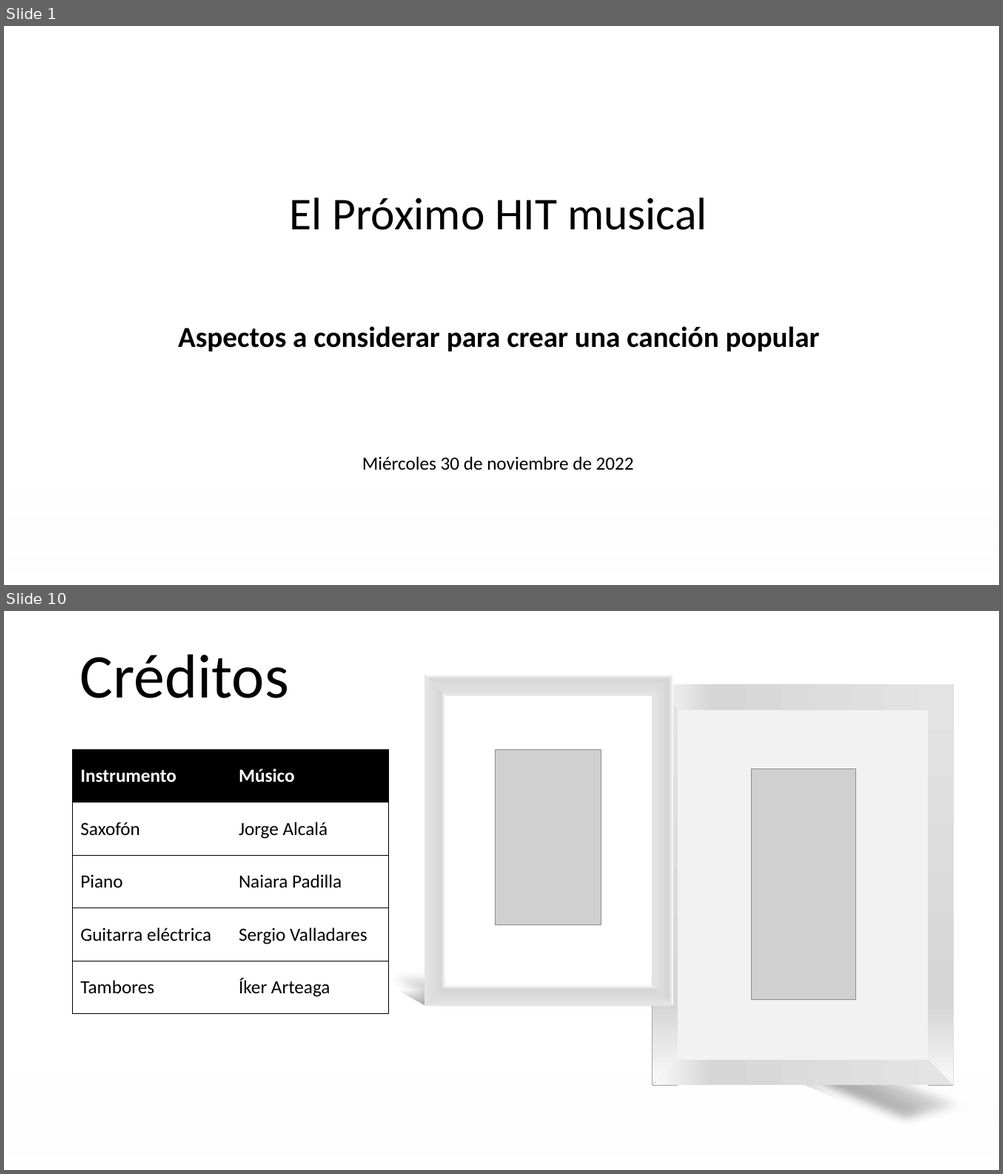
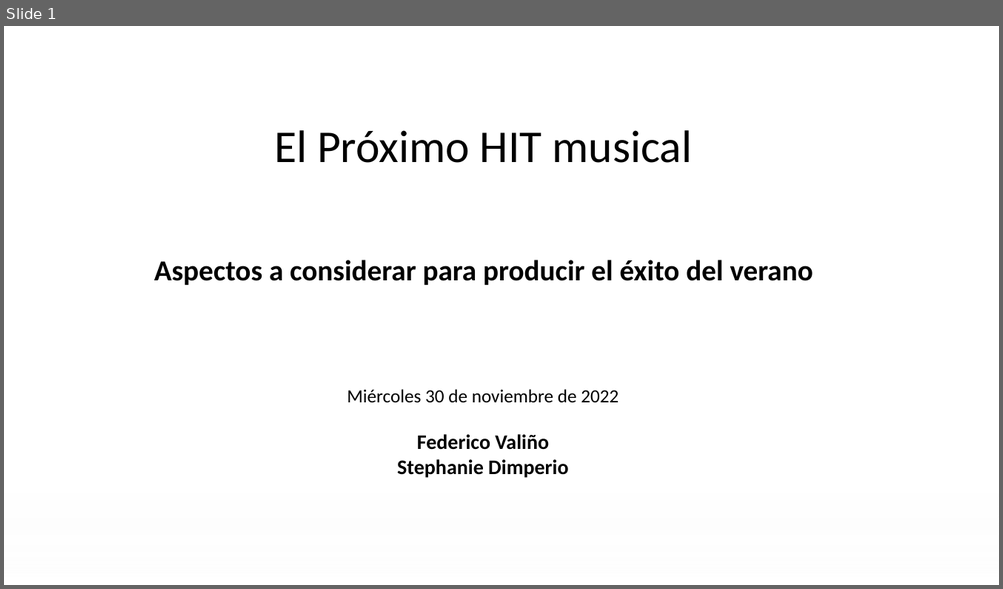
Before and after one commit to federicovalino/Summer_Song_BI, a slide deck: visualization/PresentaciónObligatorio.pptx. Shown one above the other, each under a label of ours: slides 1 and 10 before the commit, slide 1 after it; the slides between them are not shown. The pictures are 1003x1174 and 1003x589 pixels, drawn with LibreOffice and Linux fonts; fonts in the diff are those of the drawing; grey boxes stand for pictures; background and template pictures are left out. Boxes give left, top, right and bottom in pixels: in the first picture for what was removed or moved away, otherwise in the second. Text is boxed around its words. In the diff, an @@ line names an element or a change of style, - is before the commit and + after.

```diff
--- a/visualization/PresentaciónObligatorio.pptx
+++ b/visualization/PresentaciónObligatorio.pptx
@@ slide 10 removed at [4, 611, 999, 1170], background picture (left out); not listed: 1 template element that a slide beside it also shows @@
@@ title removed at [79, 654, 288, 698] @@
-Créditos
@@ freeform shape removed at [424, 675, 672, 696] @@
@@ freeform shape removed at [424, 675, 445, 1006] @@
@@ freeform shape removed at [652, 675, 672, 1006] @@
@@ rectangle removed at [445, 695, 652, 985] @@
@@ table removed at [73, 750, 389, 1014], 5 rows, 2 columns @@
-Instrumento | Músico
-Saxofón | Jorge Alcalá
-Piano | Naiara Padilla
-Guitarra eléctrica | Sergio Valladares
-Tambores | Íker Arteaga
@@ picture removed at [495, 750, 601, 925] @@
@@ picture removed at [751, 769, 856, 1000] @@
@@ flow chart manual operation removed at [344, 965, 755, 1010] @@
@@ flow chart manual operation removed at [344, 961, 755, 1005] @@
@@ freeform shape removed at [424, 985, 672, 1006] @@
@@ rounded rectangle removed at [373, 996, 714, 1039] @@
@@ flow chart manual operation removed at [546, 1002, 999, 1116] @@
@@ flow chart manual operation removed at [546, 997, 999, 1111] @@
@@ group removed at [590, 684, 999, 1125]: 4 freeform shapes, 3 rectangles, 1 rounded rectangle @@
@@ slide 1 changed as well @@
@@ text "El Próximo HIT musical": place and size @@
-text "El Próximo HIT musical" at [289, 198, 707, 230]
+text "El Próximo HIT musical" at [274, 130, 692, 163]
@@ text at [154, 260, 813, 285]: text changed @@
-Aspectos a considerar para crear una canción popular
+Aspectos a considerar para producir el éxito del verano
@@ text at [347, 389, 618, 478]: text changed; size 18 to 20 pt; bold on @@
-Miércoles 30 de noviembre de 2022
+Miércoles 30 de noviembre de 2022
+Federico Valiño
+Stephanie Dimperio
```
Also in this commit, not shown: 10 slides added, 16 other slides removed.
